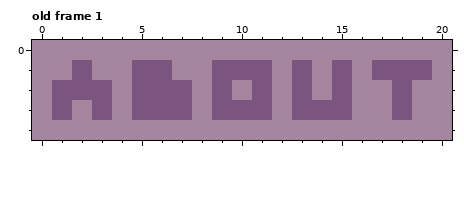
Edited in one commit: pixel-art file (aseprite/words.aseprite). This is how it looked before the edit.
21x5 pixels, 2 frames. Shown: old frame 1. The commit also changed other frames, which this record leaves out.
New version:
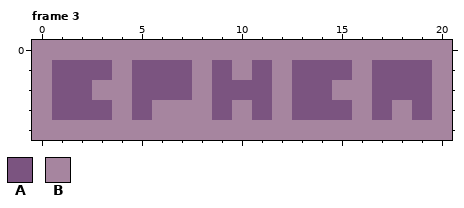
Palette (. is transparent): A #7b5480  B #a6859f
A new or re-ordered frame is compared with the old frame closest to it.
Changes in this commit:
frames 2 -> 4
--- frame 3 is new; against old frame 1, layer "Layer 1"
@@ x 0..20 @@
 0 BBBBBBBBBBBBBBBBBBBBB
-1 BBABBAABBAAABABABAAAB
-2 BAAABAAABABABABABBABB
-3 BABABAAABAAABAAABBABB
+1 BAAABAAABABABAAABAAAB
+2 BAABBAAABAAABAABBAAAB
+3 BAAABABBBABABAAABABAB
 4 BBBBBBBBBBBBBBBBBBBBB
Boxes around the changes in both pictures, in picture pixels (x1, y1, x2, y2):
changed: (52, 60, 432, 120)
